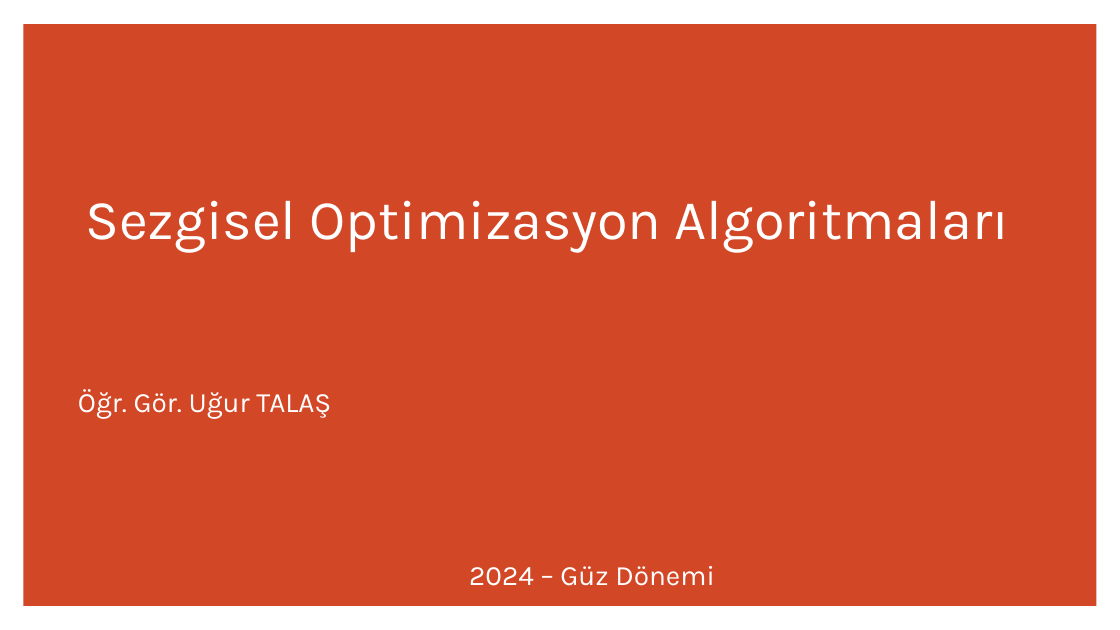
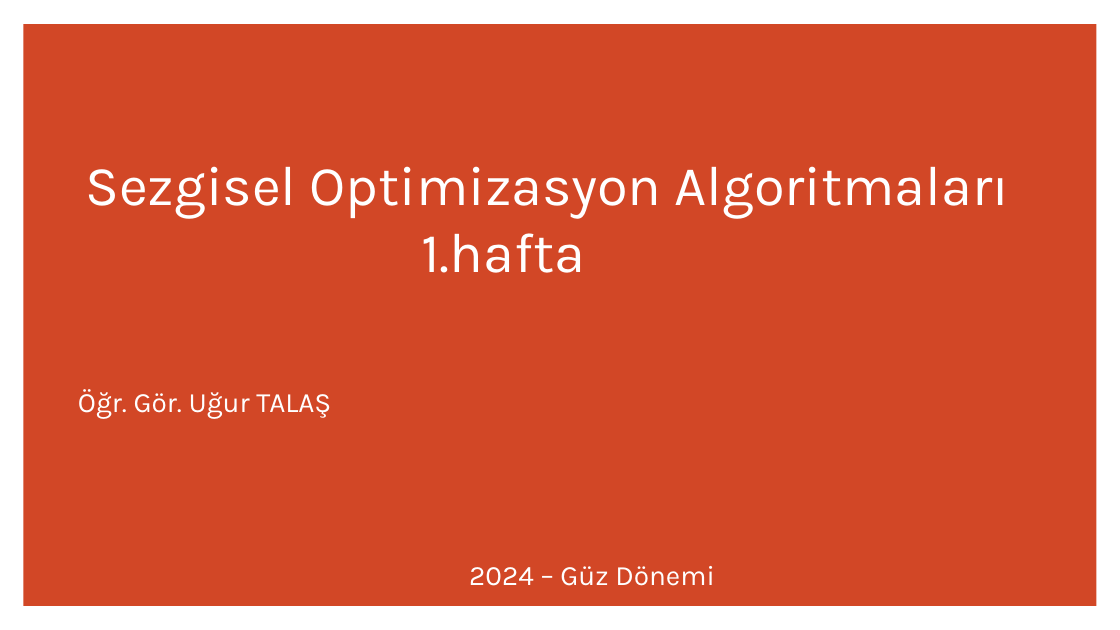
Before and after one commit to ugurtalas/SezgiselOtimizasyonDersNotlari, a slide deck: slide 1 of 1.Hafta-OptimizasyonGiriş.pptx. Drawn at 1120x630 pixels with LibreOffice and Linux fonts; fonts in the diff are those of the drawing. Boxes give left, top, right and bottom in pixels: in the first picture for what was removed or moved away, otherwise in the second. Text is boxed around its words. In the diff, an @@ line names an element or a change of style, - is before the commit and + after.

```diff
--- a/1.Hafta-OptimizasyonGiriş.pptx
+++ b/1.Hafta-OptimizasyonGiriş.pptx
@@ title at (85, 166, 1009, 273): text changed @@
-Sezgisel Optimizasyon Algoritmaları
+Sezgisel Optimizasyon Algoritmaları
+1.hafta
```
